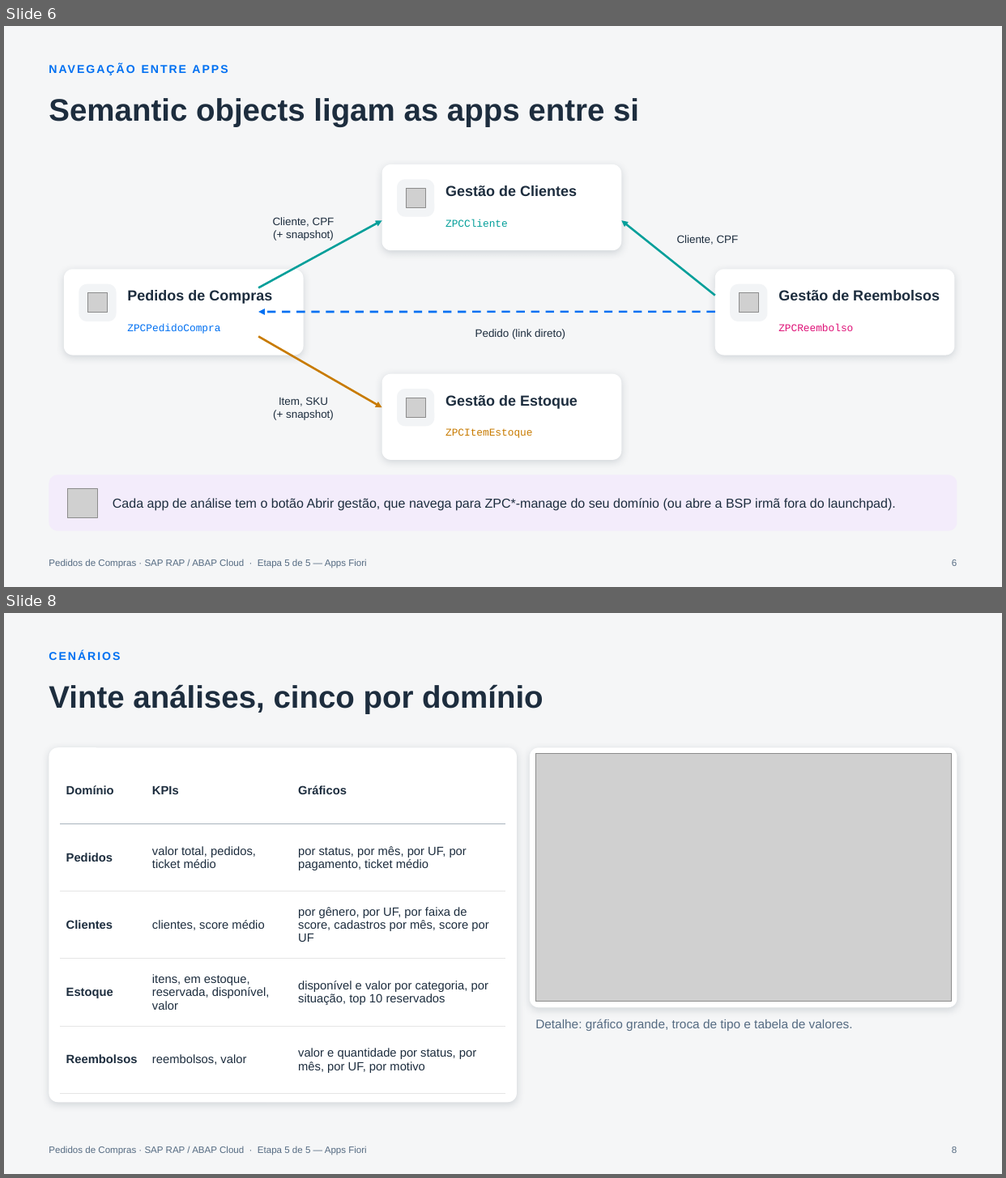
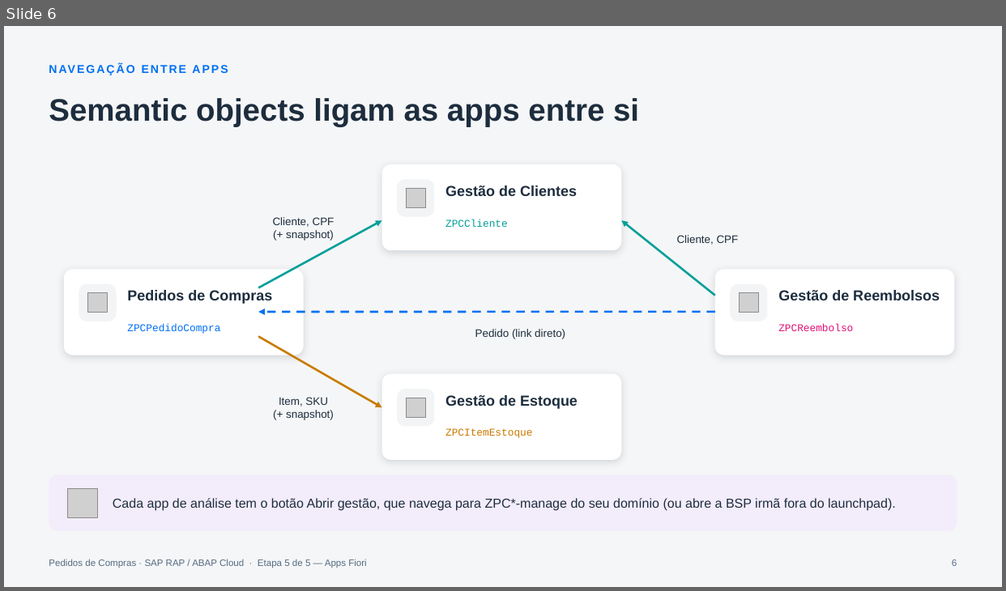
Before and after one commit to AdrianoBispo/sap-abap-rap-pedidos-de-compras-app, a slide deck: docs/apresentacoes/05-apps-fiori.pptx. Shown one above the other, each under a label of ours: slides 6 and 8 before the commit, slide 6 after it; the slides between them are not shown. The pictures are 1006x1178 and 1006x591 pixels, drawn with LibreOffice and Linux fonts; fonts in the diff are those of the drawing; grey boxes stand for pictures. Boxes give left, top, right and bottom in pixels: in the first picture for what was removed or moved away, otherwise in the second. Text is boxed around its words. In the diff, an @@ line names an element or a change of style, - is before the commit and + after.

```diff
--- a/docs/apresentacoes/05-apps-fiori.pptx
+++ b/docs/apresentacoes/05-apps-fiori.pptx
@@ slide 8 removed at bbox=[4, 613, 1002, 1174], background #F5F6F7; not listed: 1 template element that a slide beside it also shows @@
@@ text removed at bbox=[49, 651, 120, 660] @@
-CENÁRIOS
@@ title removed at bbox=[49, 684, 543, 713] @@
-Vinte análises, cinco por domínio
@@ rounded rectangle removed at bbox=[49, 747, 517, 1102] @@
@@ table removed at bbox=[60, 756, 505, 1076], 5 rows, 3 columns @@
-Domínio | KPIs | Gráficos
-Pedidos | valor total, pedidos, ticket médio | por status, por mês, por UF, por pagamento, ticket médio
-Clientes | clientes, score médio | por gênero, por UF, por faixa de score, cadastros por mês, score por UF
-Estoque | itens, em estoque, reservada, disponível, valor | disponível e valor por categoria, por situação, top 10 reservados
-Reembolsos | reembolsos, valor | valor e quantidade por status, por mês, por UF, por motivo
@@ rounded rectangle removed at bbox=[530, 747, 957, 1007] @@
@@ picture removed at bbox=[535, 754, 951, 1002] @@
@@ text removed at bbox=[535, 1019, 853, 1031] @@
-Detalhe: gráfico grande, troca de tipo e tabela de valores.
@@ page number removed at bbox=[952, 1147, 957, 1153] @@
-8
```
Also in this commit, not shown: 7 slides changed, 16 slides added, 2 other slides removed.
